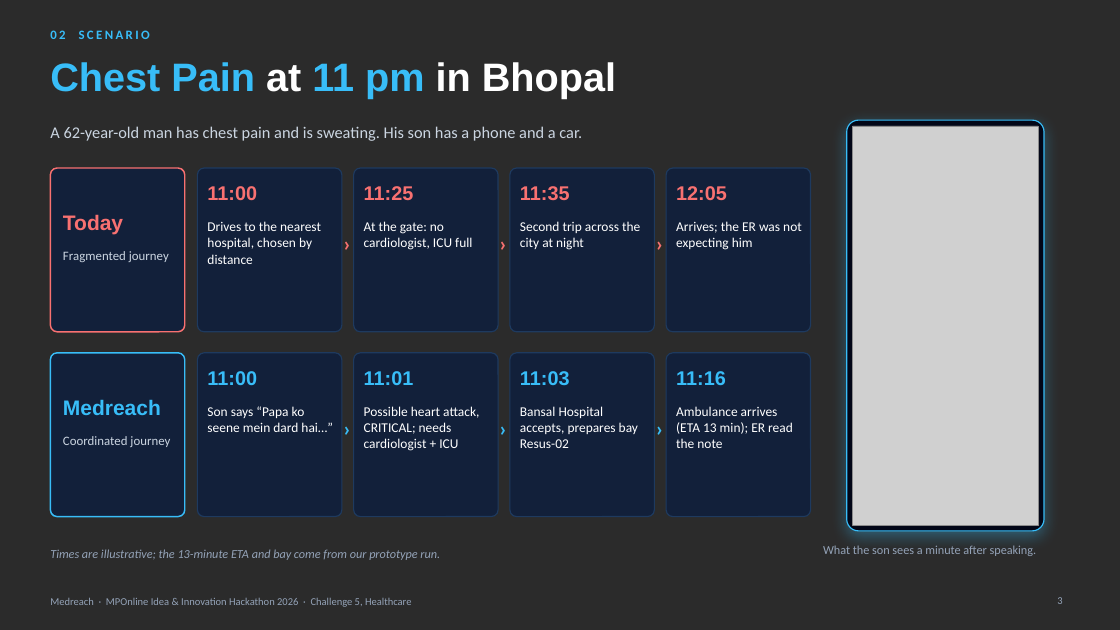
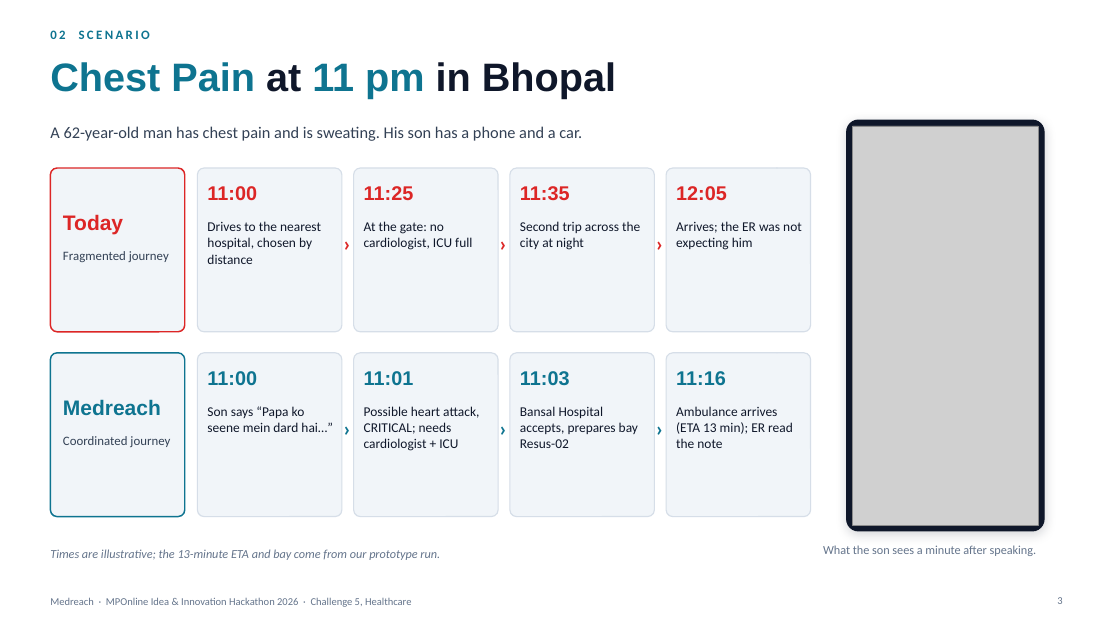
Before and after one commit to prakharporwal518-collab/Medreach, a slide deck: slide 3 of public/downloads/Medreach-Presentation-Final.pptx. Drawn at 1120x630 pixels with LibreOffice and Linux fonts; fonts in the diff are those of the drawing; grey boxes stand for pictures; background and template pictures are left out; a plain dark background stands for a picture behind light text. Boxes give left, top, right and bottom in pixels: in the first picture for what was removed or moved away, otherwise in the second. Text is boxed around its words. In the diff, an @@ line names an element or a change of style, - is before the commit and + after.

```diff
--- a/public/downloads/Medreach-Presentation-Final.pptx
+++ b/public/downloads/Medreach-Presentation-Final.pptx
@@ background picture (left out) to #FFFFFF @@
@@ title "Chest Pain at 11 pm ..." at bbox=[50, 62, 616, 99]: text colour #38BDF8 to #0E7490 in "Chest Pain 11 pm"; text colour #FFFFFF to #0F172A in "at in Bhopal" @@
@@ rounded rectangle at bbox=[847, 120, 1044, 531]: fill #020617 to #0F172A; outline #38BDF8 1 pt to #0F172A 1 pt; shadow changed @@
@@ rounded rectangle at bbox=[50, 168, 185, 332]: fill #0E1F3D at 85% opacity to #F1F5F9; outline #F87171 1.25 pt to #DC2626 1.25 pt @@
@@ text colour #F87171 to #DC2626 in 8 elements at bbox=[63, 214, 123, 235], bbox=[207, 186, 257, 200], bbox=[364, 186, 414, 200], bbox=[520, 186, 570, 200], bbox=[676, 186, 727, 200], bbox=[340, 231, 354, 265], bbox=[497, 231, 510, 265], bbox=[653, 231, 666, 265] @@
@@ rounded rectangle at bbox=[50, 353, 185, 517]: fill #0E1F3D at 85% opacity to #F1F5F9; outline #38BDF8 1.25 pt to #0E7490 1.25 pt @@
@@ fill #0E1F3D at 85% opacity to #F1F5F9; outline #1E3A5F 1 pt to #D6DEE8 1 pt in 10 elements at bbox=[197, 168, 342, 332], bbox=[354, 168, 498, 332], bbox=[510, 168, 655, 332], bbox=[666, 168, 811, 332], bbox=[777, 168, 777, 168], bbox=[197, 353, 342, 517], bbox=[354, 353, 498, 517], bbox=[510, 353, 655, 517], bbox=[666, 353, 811, 517], bbox=[777, 353, 777, 353] @@
@@ text colour #38BDF8 to #0E7490 in 9 elements at bbox=[50, 30, 150, 39], bbox=[63, 399, 161, 416], bbox=[207, 371, 257, 386], bbox=[364, 371, 414, 385], bbox=[520, 371, 570, 386], bbox=[676, 371, 726, 386], bbox=[340, 416, 354, 450], bbox=[497, 416, 510, 450], bbox=[653, 416, 666, 450] @@
@@ text colour #FFFFFF to #0F172A in 8 elements at bbox=[207, 221, 321, 264], bbox=[364, 221, 472, 250], bbox=[520, 221, 640, 250], bbox=[676, 221, 802, 250], bbox=[207, 406, 332, 432], bbox=[364, 406, 479, 451], bbox=[520, 406, 638, 448], bbox=[676, 406, 793, 448] @@
@@ text colour #CBD5E1 to #334155 in 3 elements at bbox=[50, 126, 582, 141], bbox=[63, 251, 169, 262], bbox=[63, 436, 170, 447] @@
@@ text colour #94A3B8 to #64748B in 4 elements at bbox=[50, 549, 440, 560], bbox=[823, 545, 1037, 556], bbox=[1057, 597, 1062, 604], bbox=[50, 597, 411, 607] @@
```
Also in this commit, not shown: 9 other slides changed, 4 other files.
